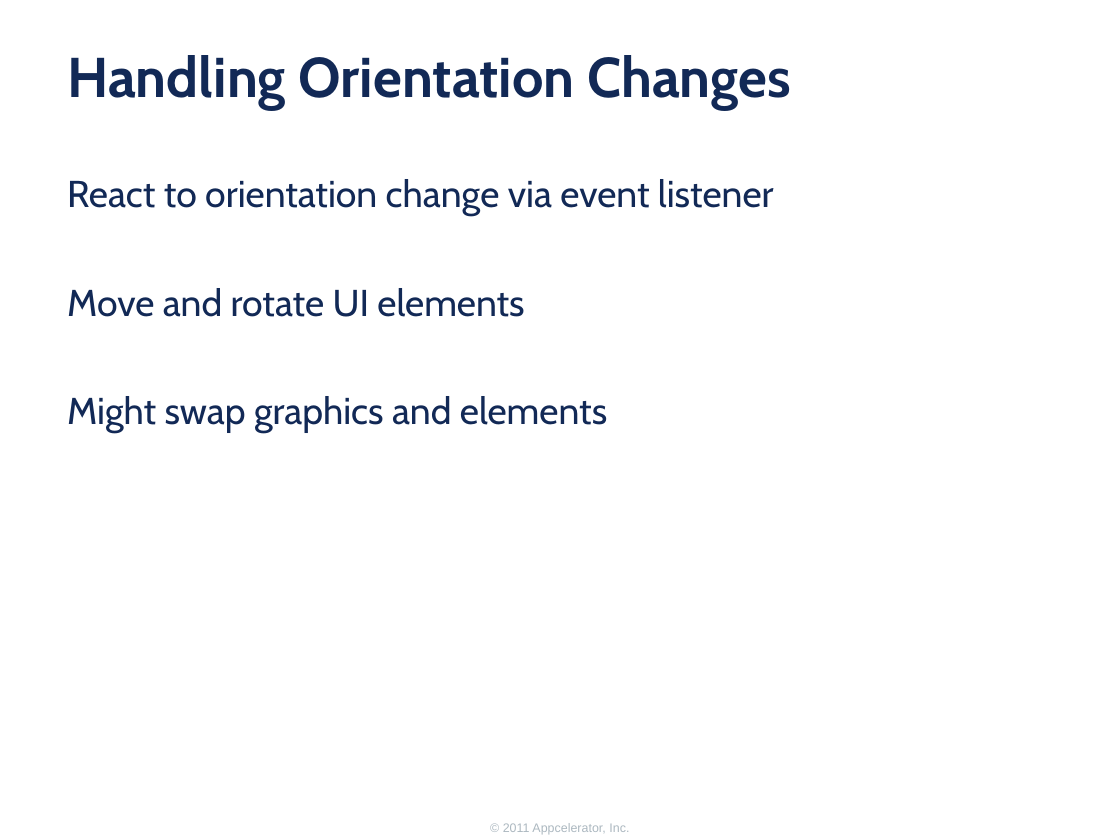
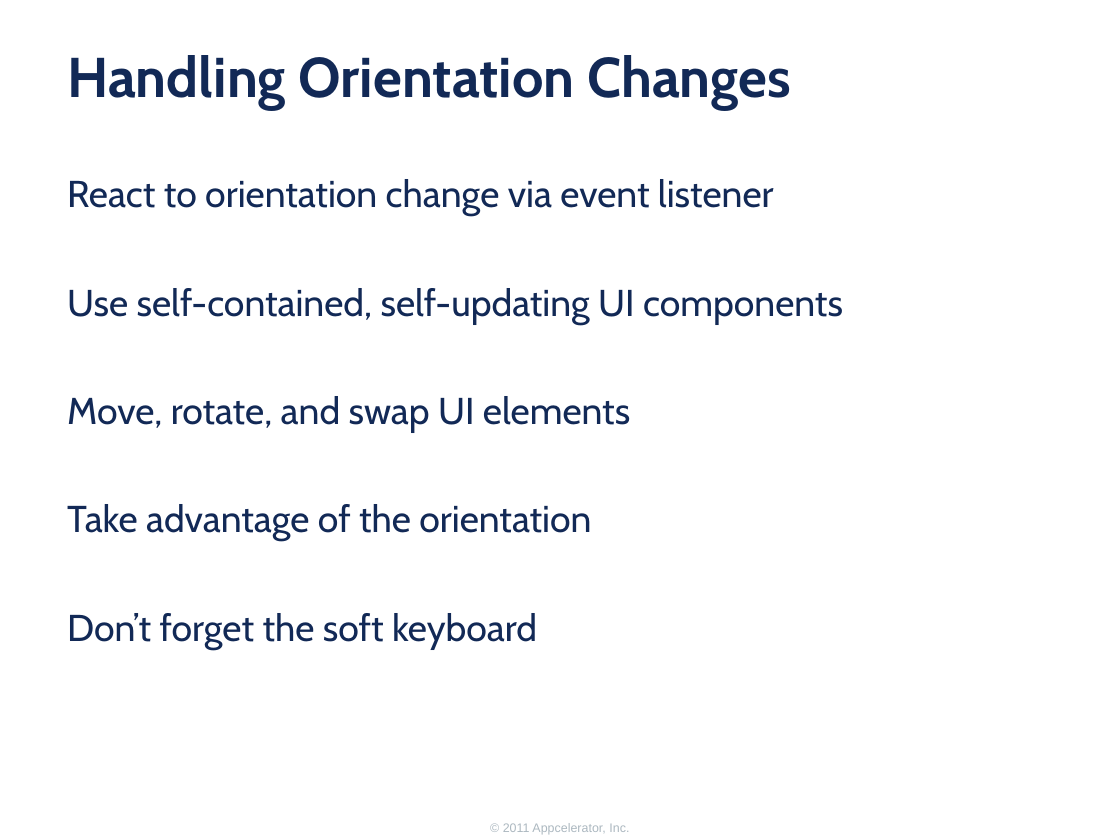
Before and after one commit to appcelerator-forks/appcelerator-training.tcmd_certification, a slide deck: slide 10 of 360/360.pptx (slide 11 before the commit). Drawn at 1120x840 pixels with LibreOffice and Linux fonts; fonts in the diff are those of the drawing; background and template pictures are left out. Boxes give left, top, right and bottom in pixels: in the first picture for what was removed or moved away, otherwise in the second. Text is boxed around its words. In the diff, an @@ line names an element or a change of style, - is before the commit and + after.

```diff
--- a/360/360.pptx
+++ b/360/360.pptx
@@ text at [67,288,843,649]: text changed @@
-Move and rotate UI elements
-Might swap graphics and elements
+Use self-contained, self-updating UI components
+Move, rotate, and swap UI elements
+Take advantage of the orientation
+Don’t forget the soft keyboard
```
Also in this commit, not shown: 5 other slides changed, 1 slide removed.
